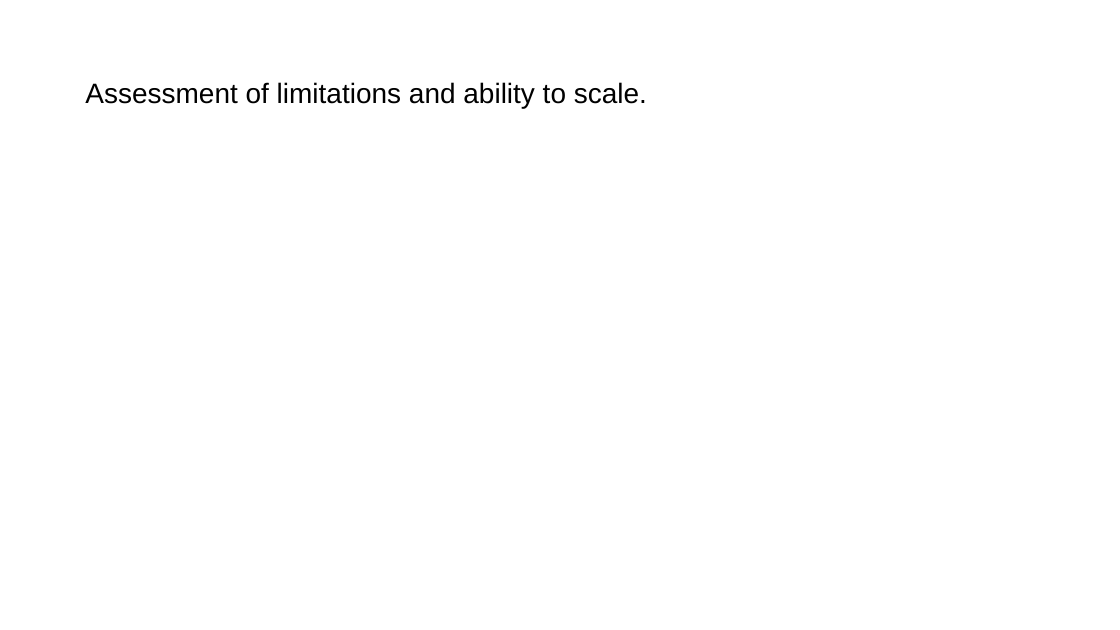
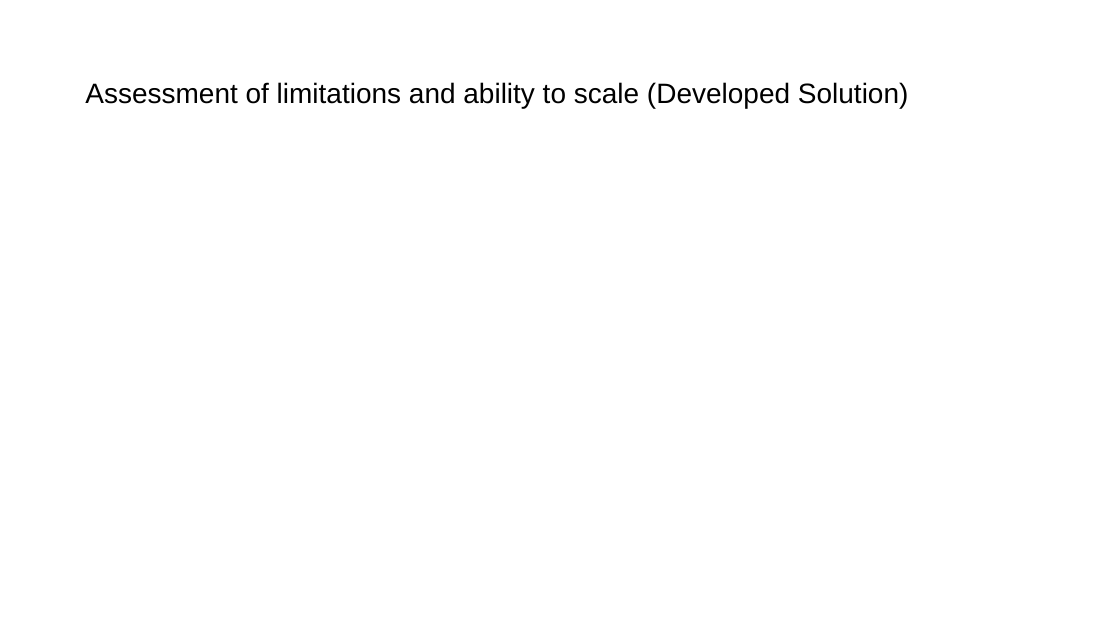
Before and after one commit to DevTobsterr/COM682, a slide deck: slide 11 of Cloud Native Development.pptx (slide 8 before the commit). Drawn at 1120x630 pixels with LibreOffice and Linux fonts; fonts in the diff are those of the drawing. Boxes give left, top, right and bottom in pixels: in the first picture for what was removed or moved away, otherwise in the second. Text is boxed around its words. In the diff, an @@ line names an element or a change of style, - is before the commit and + after.

```diff
--- a/Cloud Native Development.pptx
+++ b/Cloud Native Development.pptx
@@ title at [85, 82, 908, 108]: text changed @@
-Assessment of limitations and ability to scale.
+Assessment of limitations and ability to scale (Developed Solution)
```
Also in this commit, not shown: 5 other slides changed, 4 slides added, 1 slide removed, 1 other file.
